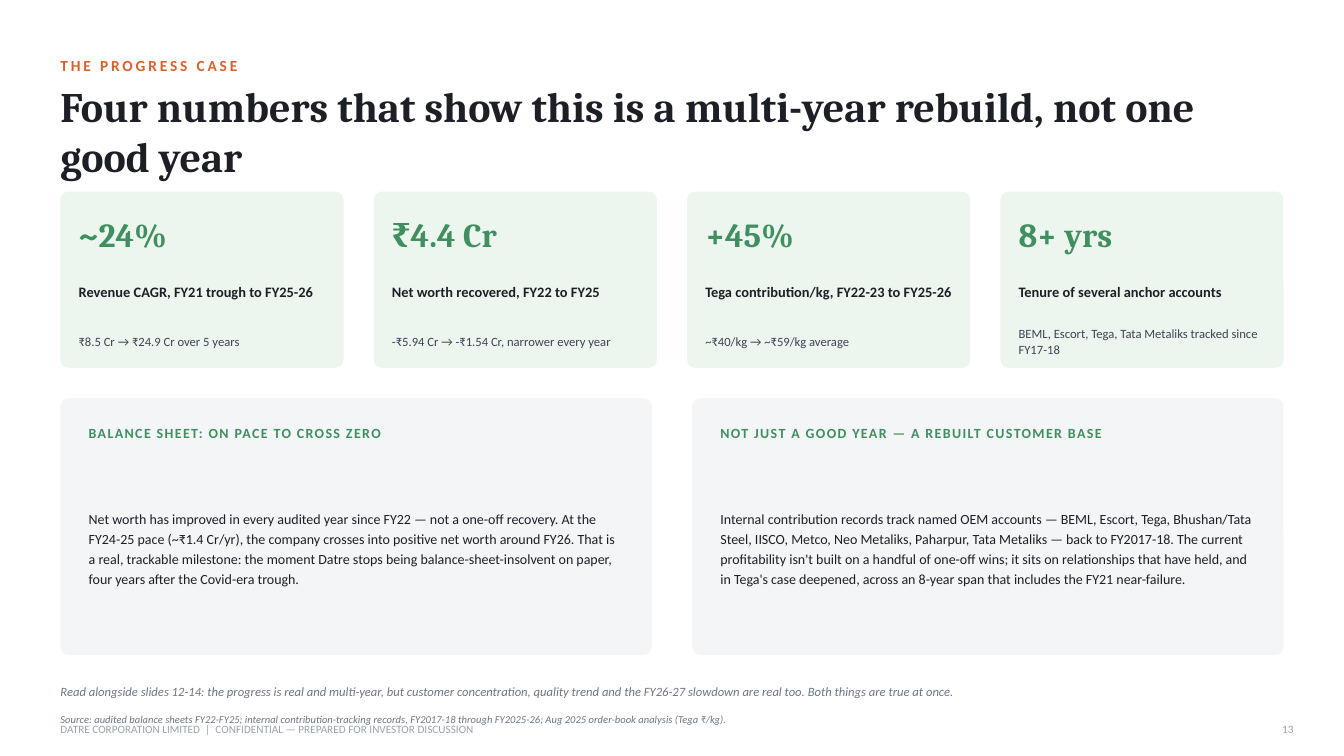
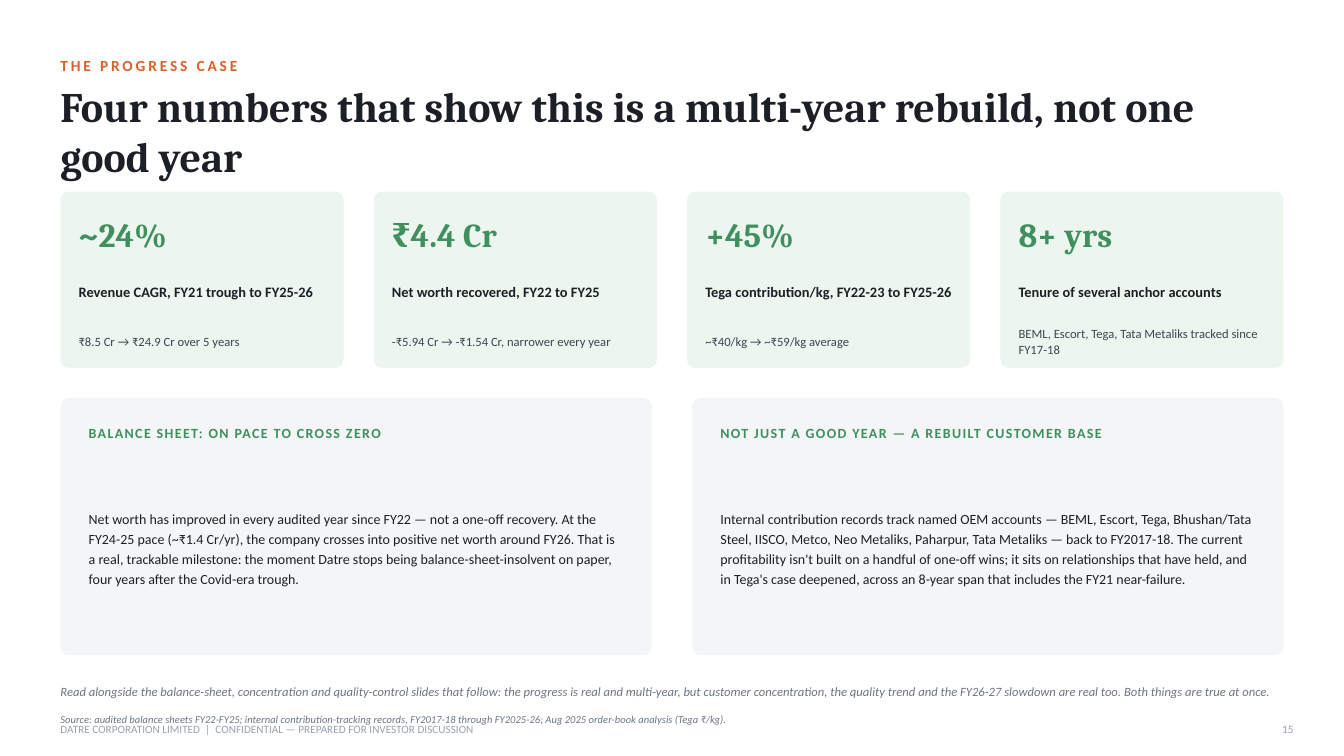
Before and after one commit to indutta/google-drive, a slide deck: slide 15 of investor-pitch/Datre_Corporation_Investor_Pitch.pptx (slide 13 before the commit). Drawn at 1344x756 pixels with LibreOffice and Linux fonts; fonts in the diff are those of the drawing. Boxes give left, top, right and bottom in pixels: in the first picture for what was removed or moved away, otherwise in the second. Text is boxed around its words. In the diff, an @@ line names an element or a change of style, - is before the commit and + after.

```diff
--- a/investor-pitch/Datre_Corporation_Investor_Pitch.pptx
+++ b/investor-pitch/Datre_Corporation_Investor_Pitch.pptx
@@ text at <box>60,687,1269,698</box>: text changed @@
-Read alongside slides 12-14: the progress is real and multi-year, but customer concentration, quality trend and the FY26-27 slowdown are real too. Both things are true at once.
+Read alongside the balance-sheet, concentration and quality-control slides that follow: the progress is real and multi-year, but customer concentration, the quality trend and the FY26-27 slowdown are real too. Both things are true at once.
@@ text at <box>1282,726,1293,733</box>: text changed @@
-13
+15
```
Also in this commit, not shown: 17 other slides changed, 2 slides added.
